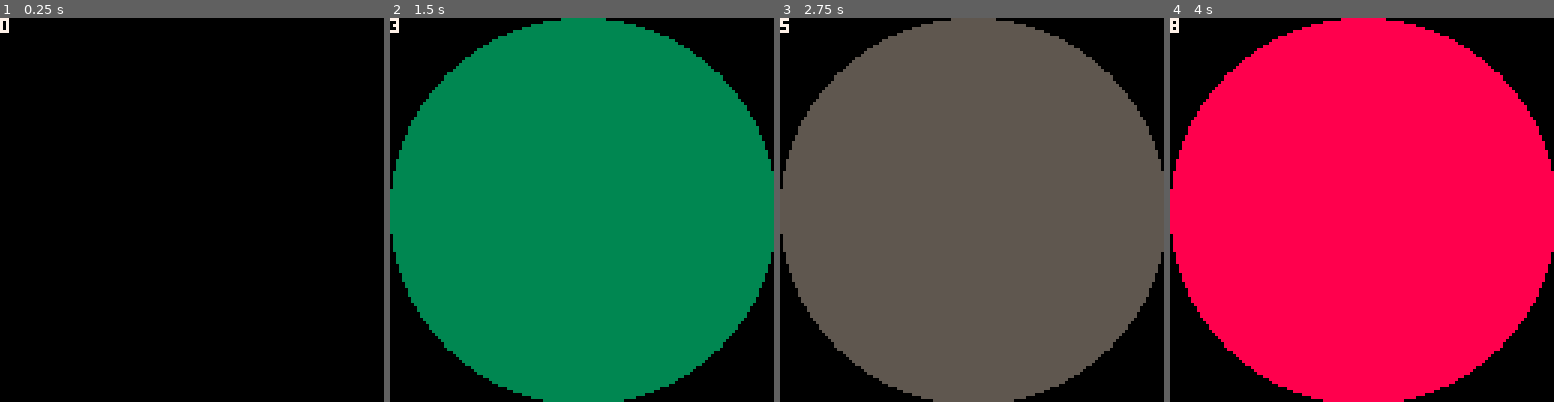
Above: before the commit, frames 1-4 (left to right).
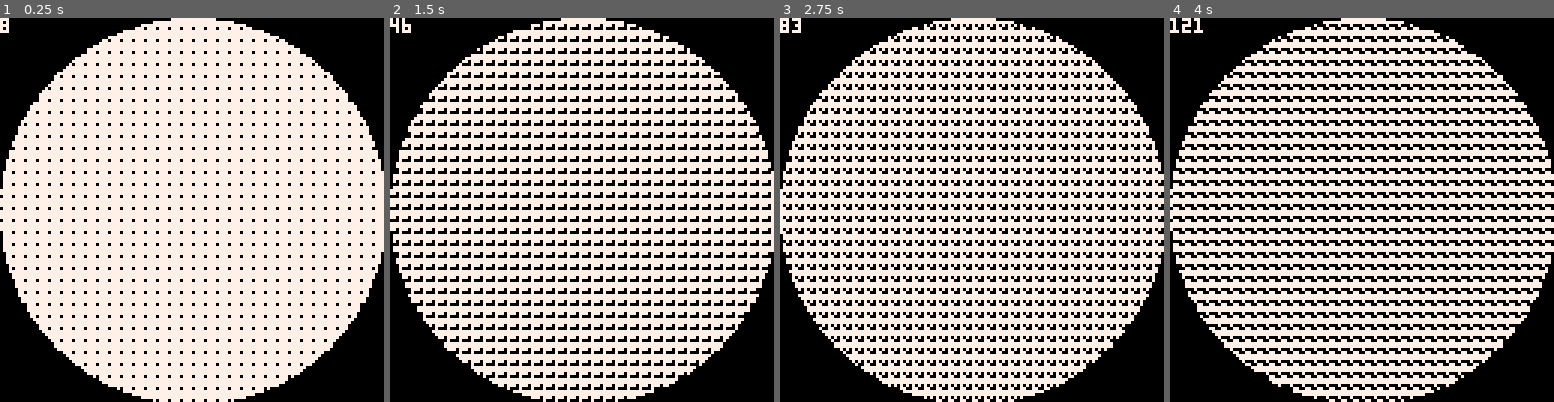
Above: after the commit, the same moments.

Repository: 0x4D5352/mussar.p8
Game: PICO-8 cartridge two-color.p8
Same seed, same stepped clock (60 frames per second), same inputs: the game is played once before the commit and once after it.
Inputs:
- Up to frame 1 (0.25 s): no input
- Up to frame 2 (1.5 s): no input
- Up to frame 3 (2.75 s): no input
- Up to frame 4 (4 s): no input

The runs differ from the first frame. In frame 1, 74% of the frame differs, in the area x 0-100%, y 0-100%; in frame 2, 79%; in frame 3, 79%; in frame 4, 80%.

Commit message:
figuring out how fillp works

Diff:
--- a/two-color.p8
+++ b/two-color.p8
@@ -26,14 +26,29 @@
 
 -- sideways boxes
 --fillp(0b1011100101100011)
+
+-- like a c or smth
+--fillp(0b1101011010110100)
+
+-- ??
+--fillp(0b0110101101111111)
+
+--fillp(0b0000000000000000)
+--fillp(0b1101101100111111)
 --  16    1234567812345678
 i = 0
+max = 65535
 function _draw()
-	if t()%0.5==0 then i+= 1 end
-	if i == 256 then i = 0 end
+	--if t()%1==0 then i+= 1 end
+	--i+=0.25
+	--if i == 256 then i = 0 end
+ --i=256
+ i += 1
  cls()
- circfill(64,64,64, i)
- print(i,7)
+ fillp(i)
+ circfill(64,64,64, 7)
+ print(flr(i),7)
+	if i == max then i = 0 end
 end
 __gfx__
 00000000000000000000000000000000000000000000000000000000000000000000000000000000000000000000000000000000000000000000000000000000
